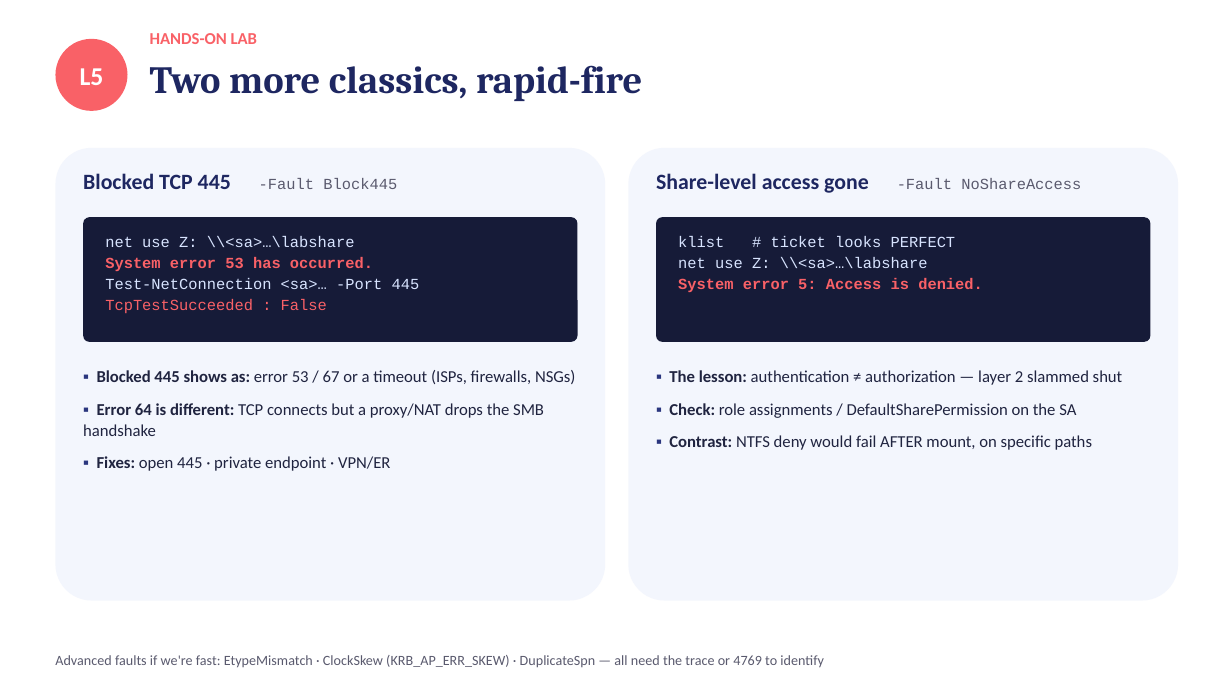
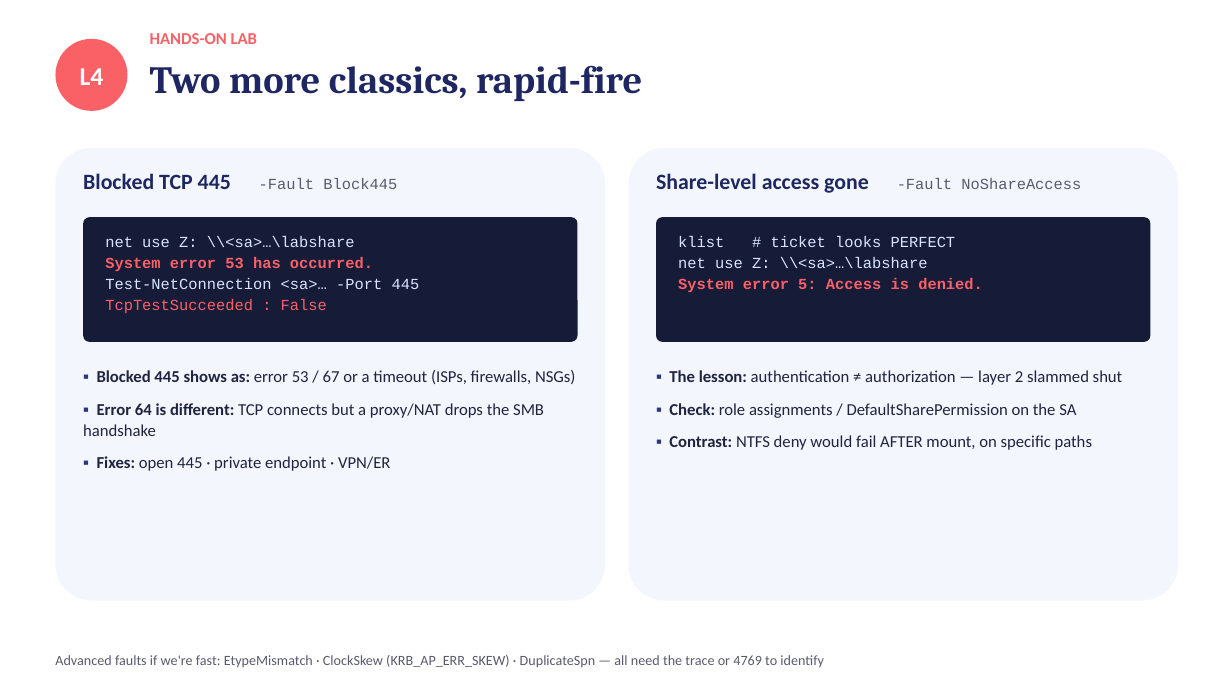
Before and after one commit to kmin1223/azfiles-lab, a slide deck: slide 22 of session1-adds-deck.pptx. Drawn at 1232x693 pixels with LibreOffice and Linux fonts; fonts in the diff are those of the drawing. Boxes give left, top, right and bottom in pixels: in the first picture for what was removed or moved away, otherwise in the second. Text is boxed around its words. In the diff, an @@ line names an element or a change of style, - is before the commit and + after.

```diff
--- a/session1-adds-deck.pptx
+++ b/session1-adds-deck.pptx
@@ text in ellipse at [80, 68, 104, 85]: text changed @@
-L5
+L4
```
Also in this commit, not shown: 4 other slides changed, 1 slide added, 7 other files.
